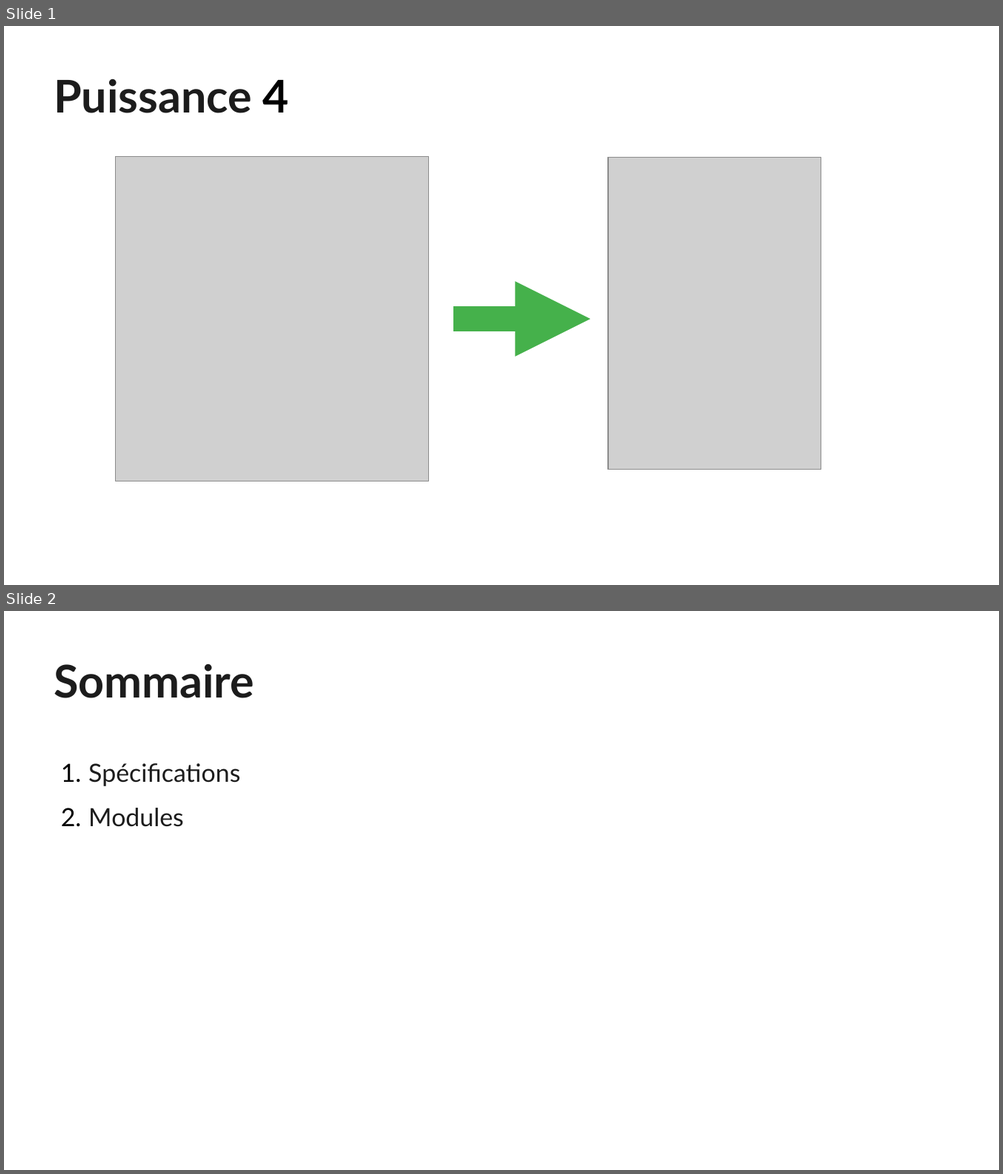
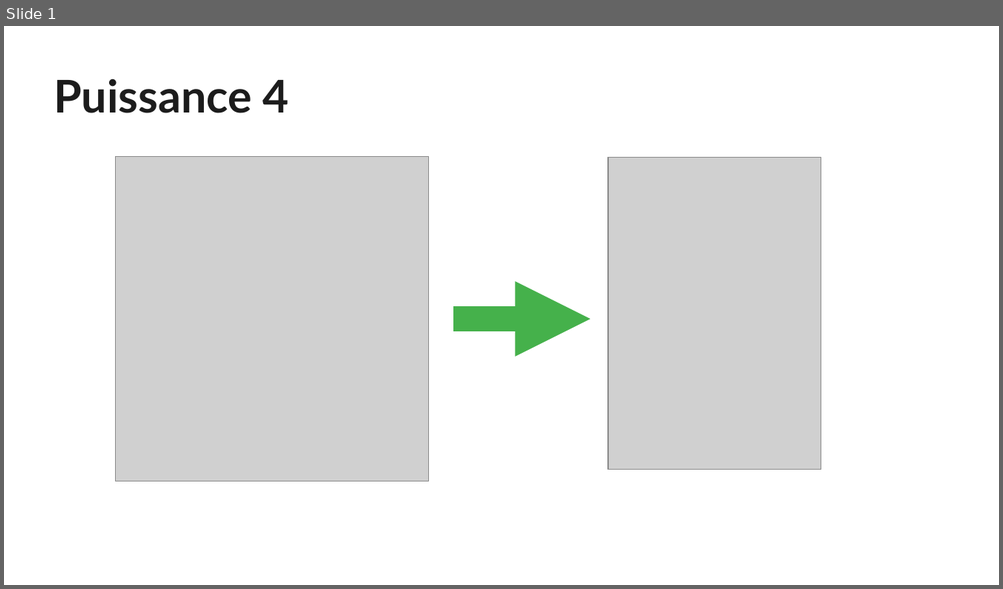
Before and after one commit to 5cover/Puissance-4, a slide deck: diapo.odp. Shown one above the other, each under a label of ours: slides 1 and 2 before the commit, slide 1 after it. The pictures are 1003x1174 and 1003x589 pixels, drawn with LibreOffice and Linux fonts; fonts in the diff are those of the drawing; grey boxes stand for pictures. Boxes give left, top, right and bottom in pixels: in the first picture for what was removed or moved away, otherwise in the second. Text is boxed around its words. In the diff, an @@ line names an element or a change of style, - is before the commit and + after.

```diff
--- a/diapo.odp
+++ b/diapo.odp
@@ slide 2 removed at box(4, 611, 999, 1170), background #FFFFFF @@
@@ title removed at box(54, 664, 254, 698) @@
-Sommaire
@@ subtitle removed at box(88, 763, 240, 827) @@
-1. Spécifications
-2. Modules
@@ slide 1 changed as well @@
@@ title "Puissance 4" at box(54, 79, 289, 113): text colour #000000 to #1C1C1C in "4" @@
```
Also in this commit, not shown: 10 other slides changed, 4 slides added, 2 other slides removed, 6 other files.
